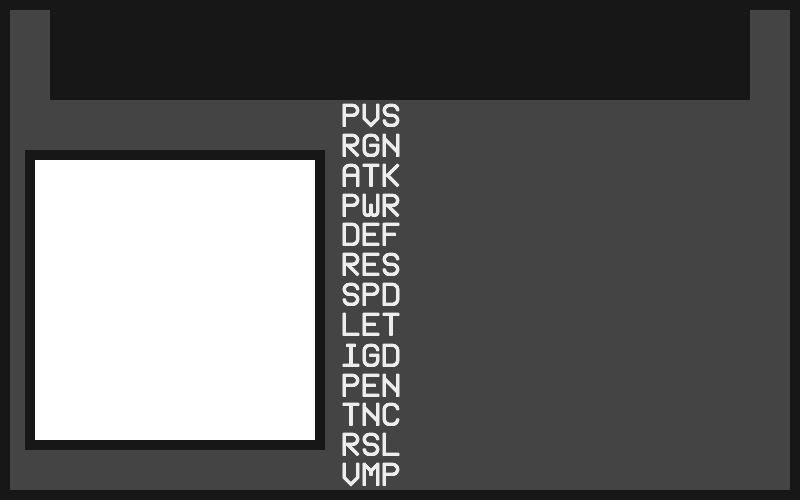
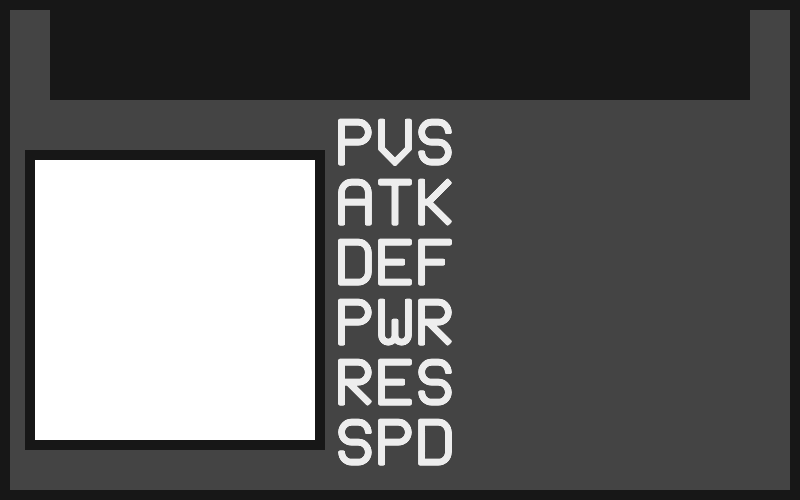
Layers edited between the first and the second 800×500 image:
removed layer "VMP" from group "Stats" over [342, 462, 400, 487]
removed layer "RSL" from group "Stats" over [342, 432, 400, 456]
removed layer "TNC" from group "Stats" over [342, 402, 400, 426]
removed layer "PEN" from group "Stats" over [342, 373, 400, 397]
removed layer "IGD" from group "Stats" over [342, 343, 400, 367]
removed layer "LET" from group "Stats" over [342, 312, 400, 336]
moved "PVS" above "ATK", painted on it over [338, 103, 452, 166]
moved "ATK" above "DEF", painted on it over [338, 163, 452, 226]
removed layer "RGN" from group "Stats" over [342, 133, 400, 157]
painted on "DEF" over [338, 222, 452, 286]
painted on "PWR" over [338, 193, 452, 346]
moved "RES" above "SPD", painted on it over [338, 252, 452, 406]
moved "SPD" below "RES", painted on it over [338, 282, 452, 466]
